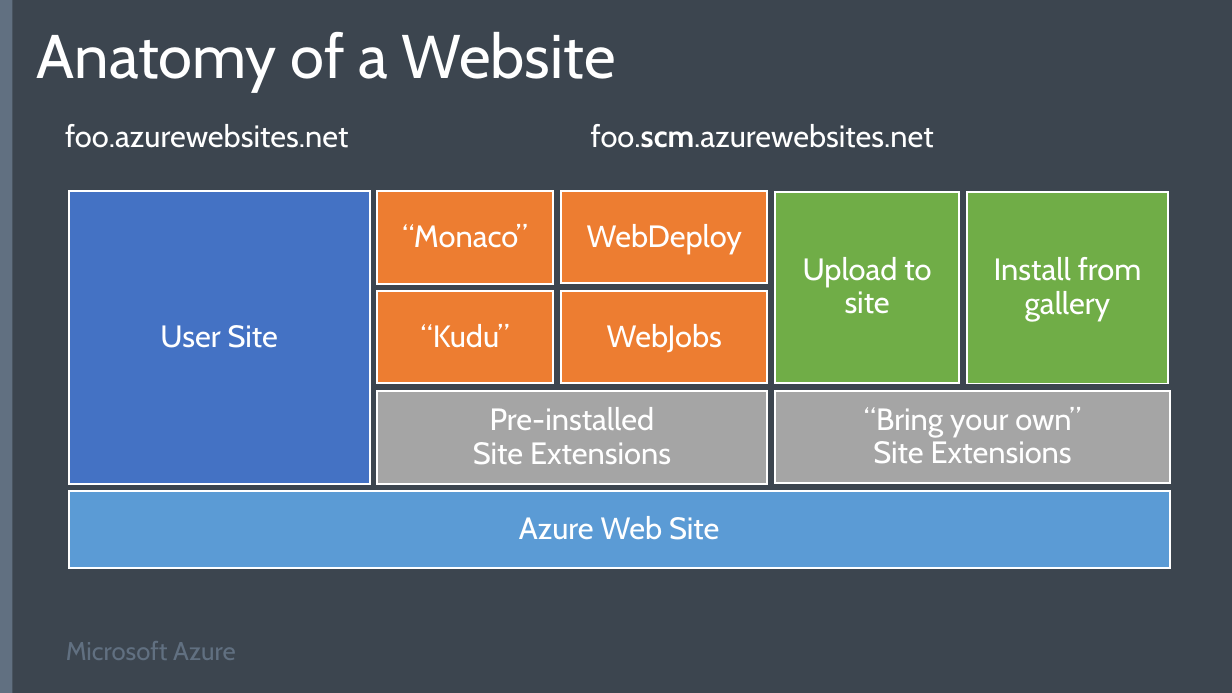
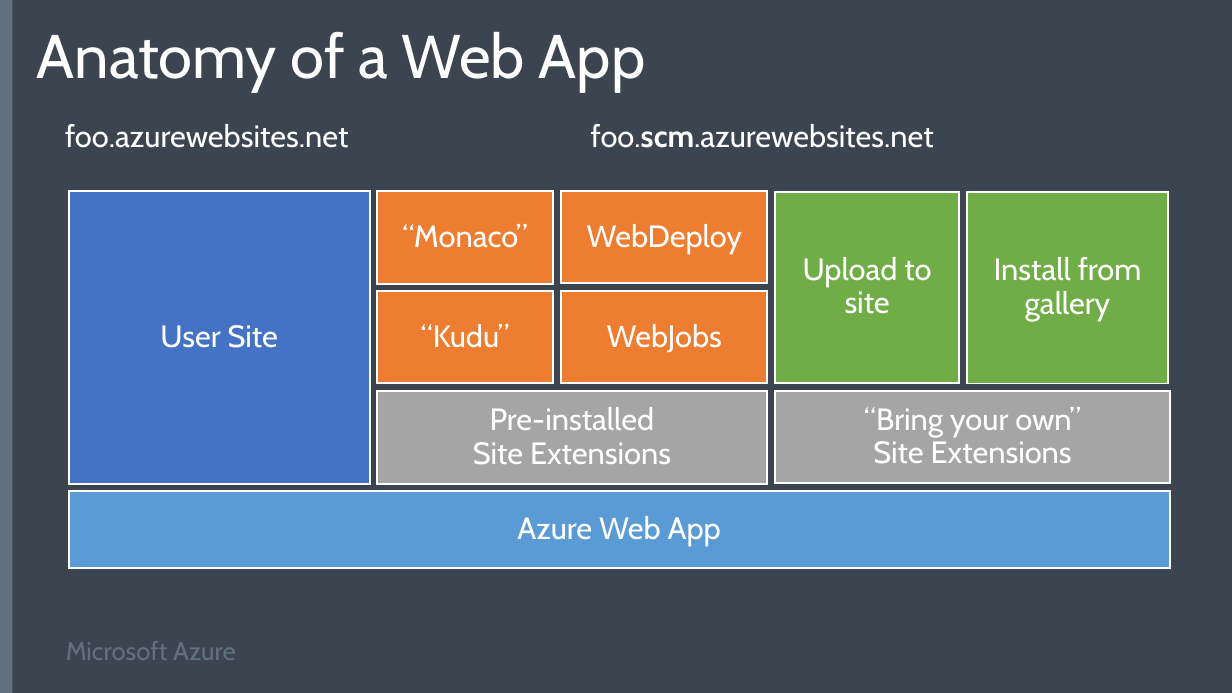
Before and after one commit to SyntaxC4-MSFT/AzureWebApp.DemoInABox.KuduDemo, a slide deck: slide 3 of docs/Kudu.pptx. Drawn at 1232x693 pixels with LibreOffice and Linux fonts; fonts in the diff are those of the drawing; background and template pictures are left out. Boxes give left, top, right and bottom in pixels: in the first picture for what was removed or moved away, otherwise in the second. Text is boxed around its words. In the diff, an @@ line names an element or a change of style, - is before the commit and + after.

Commit message:
updated Websites branding to Web App

```diff
--- a/docs/Kudu.pptx
+++ b/docs/Kudu.pptx
@@ text at box(37, 32, 646, 92): text changed @@
-Anatomy of a Website
+Anatomy of a Web App
@@ text in rectangle at box(517, 516, 721, 546): text changed @@
-Azure Web Site
+Azure Web App
```
Also in this commit, not shown: 1 other slide changed, 1 slide added, 1 slide removed, 4 other files.
